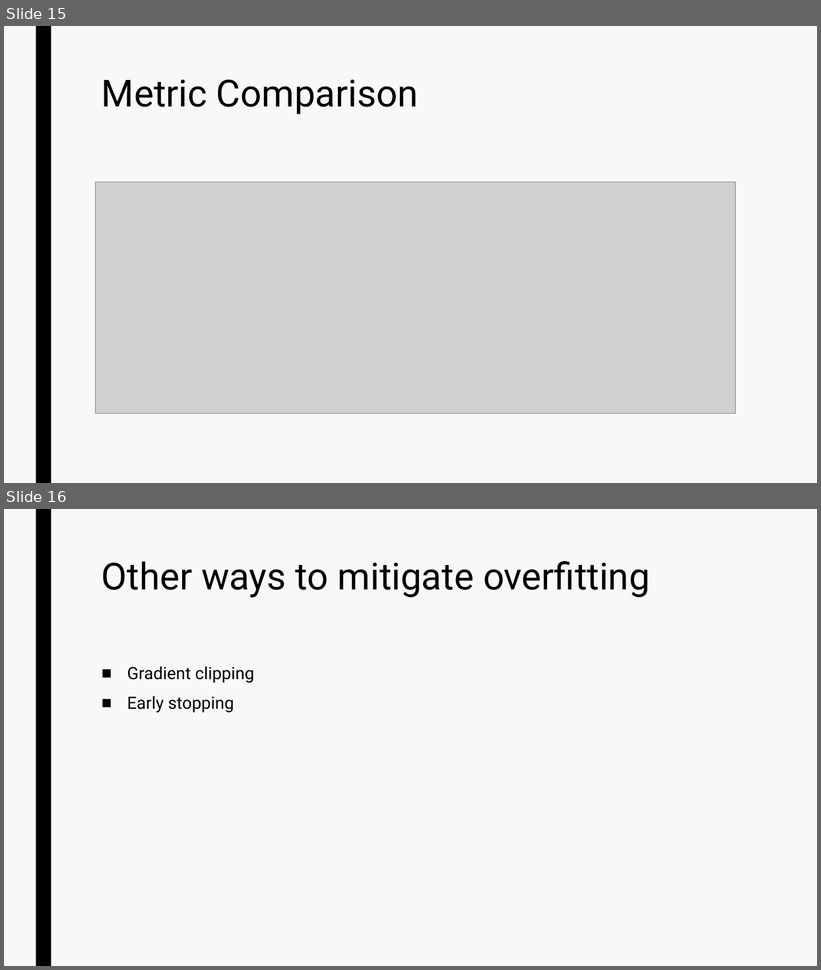
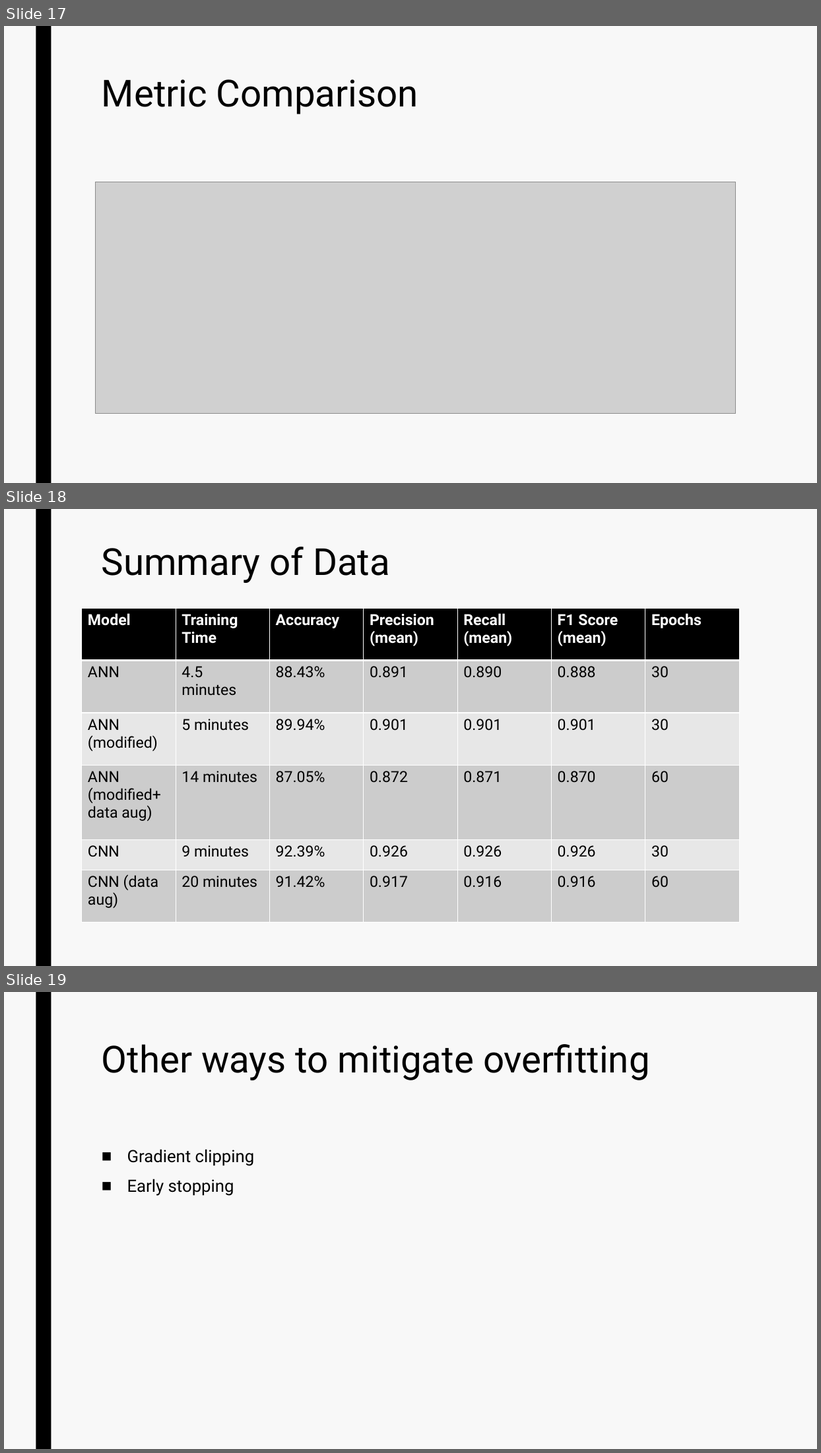
Before and after one commit to amjvl-git/csip-5103-coursework-2025-miloshkii, a slide deck: P2963116/P2963116_ppt.pptx. Shown one above the other, each under a label of ours: slides 15 and 16 before the commit, slides 17, 18 and 19 after it. The pictures are 821x970 and 821x1453 pixels, drawn with LibreOffice and Linux fonts; fonts in the diff are those of the drawing; grey boxes stand for pictures. Boxes give left, top, right and bottom in pixels: in the first picture for what was removed or moved away, otherwise in the second. Text is boxed around its words. In the diff, an @@ line names an element or a change of style, - is before the commit and + after.

```diff
--- a/P2963116/P2963116_ppt.pptx
+++ b/P2963116/P2963116_ppt.pptx
@@ slide 18 added at [4, 509, 817, 966], background #F8F8F8; not listed: 1 template element that a slide beside it also shows @@
@@ title added at [102, 547, 390, 583], 44 pt, text #000000 @@
+Summary of Data
@@ table added at [81, 609, 739, 923], 6 rows, 7 columns @@
+Model | Training Time | Accuracy | Precision (mean) | Recall (mean) | F1 Score (mean) | Epochs
+ANN | 4.5 minutes | 88.43% | 0.891 | 0.890 | 0.888 | 30
+ANN (modified) | 5 minutes | 89.94% | 0.901 | 0.901 | 0.901 | 30
+ANN (modified+data aug) | 14 minutes | 87.05% | 0.872 | 0.871 | 0.870 | 60
+CNN | 9 minutes | 92.39% | 0.926 | 0.926 | 0.926 | 30
+CNN (data aug) | 20 minutes | 91.42% | 0.917 | 0.916 | 0.916 | 60
@@ what was slide 15 is now slide 17 @@
@@ what was slide 16 is now slide 19 @@
```
Also in this commit, not shown: 2 slides changed, 2 other slides added.
